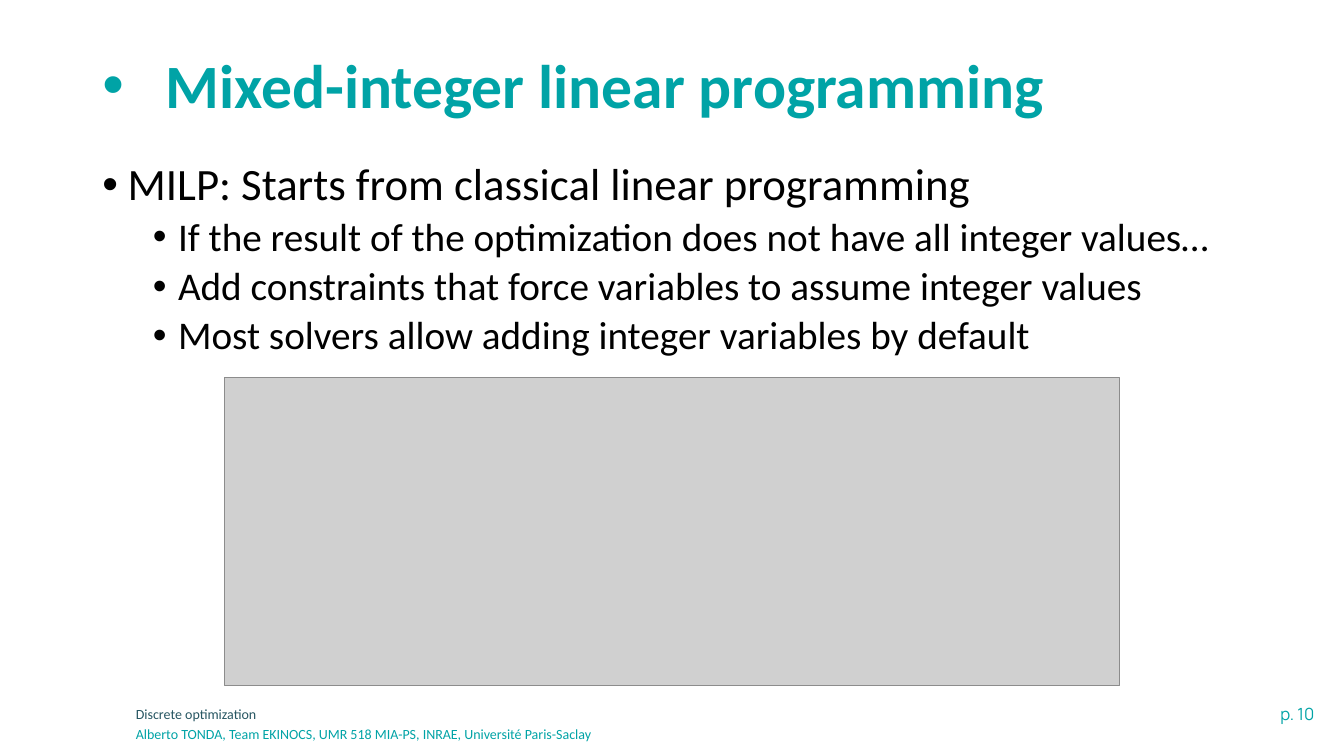
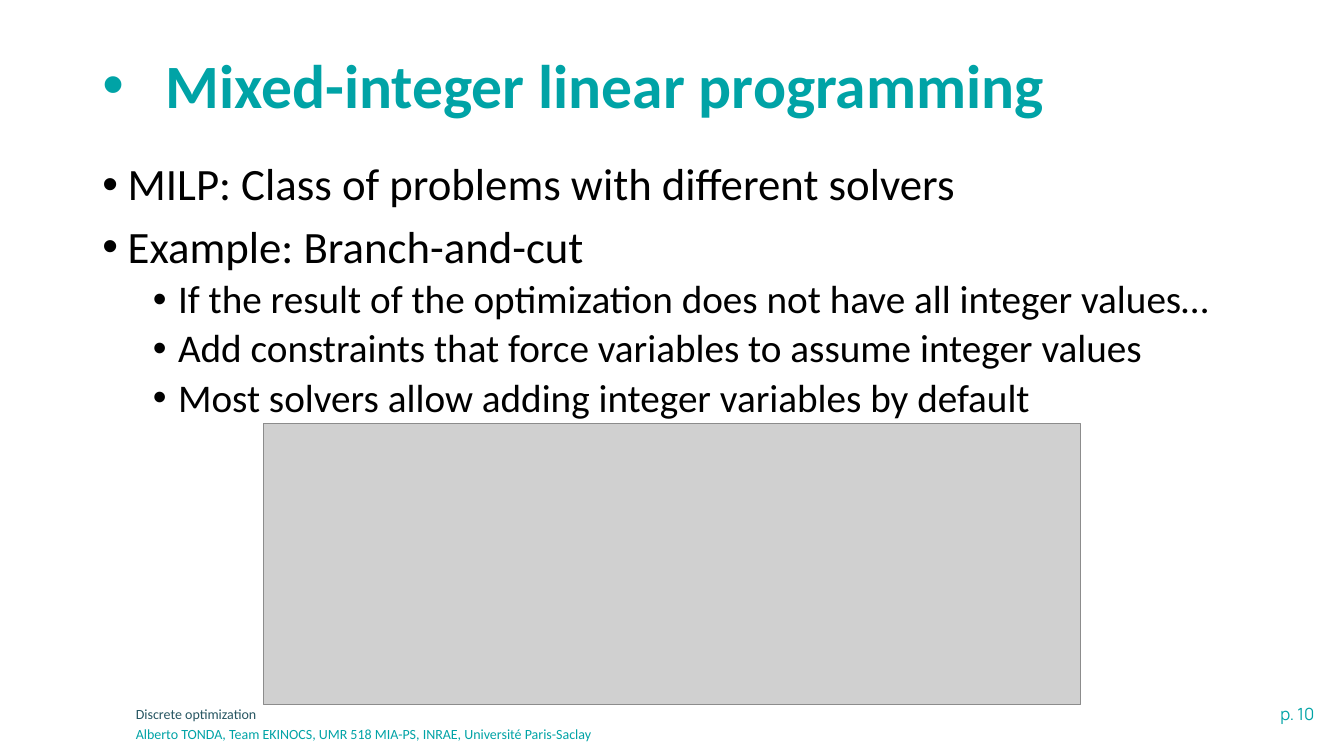
Before and after one commit to albertotonda/teaching, a slide deck: slide 10 of optimization-methods-for-artificial-intelligence/optimization-discrete.pptx. Drawn at 1344x756 pixels with LibreOffice and Linux fonts; fonts in the diff are those of the drawing; grey boxes stand for pictures; background and template pictures are left out. Boxes give left, top, right and bottom in pixels: in the first picture for what was removed or moved away, otherwise in the second. Text is boxed around its words. In the diff, an @@ line names an element or a change of style, - is before the commit and + after.

Commit message:
Slides modified

```diff
--- a/optimization-methods-for-artificial-intelligence/optimization-discrete.pptx
+++ b/optimization-methods-for-artificial-intelligence/optimization-discrete.pptx
@@ text at [128, 169, 955, 271]: text changed @@
-• MILP: Starts from classical linear programming
+• MILP: Class of problems with different solvers
+• Example: Branch-and-cut
@@ picture: place and size @@
-picture at [225, 378, 1120, 687]
+picture at [263, 423, 1081, 705]
```
Also in this commit, not shown: 4 other files.
